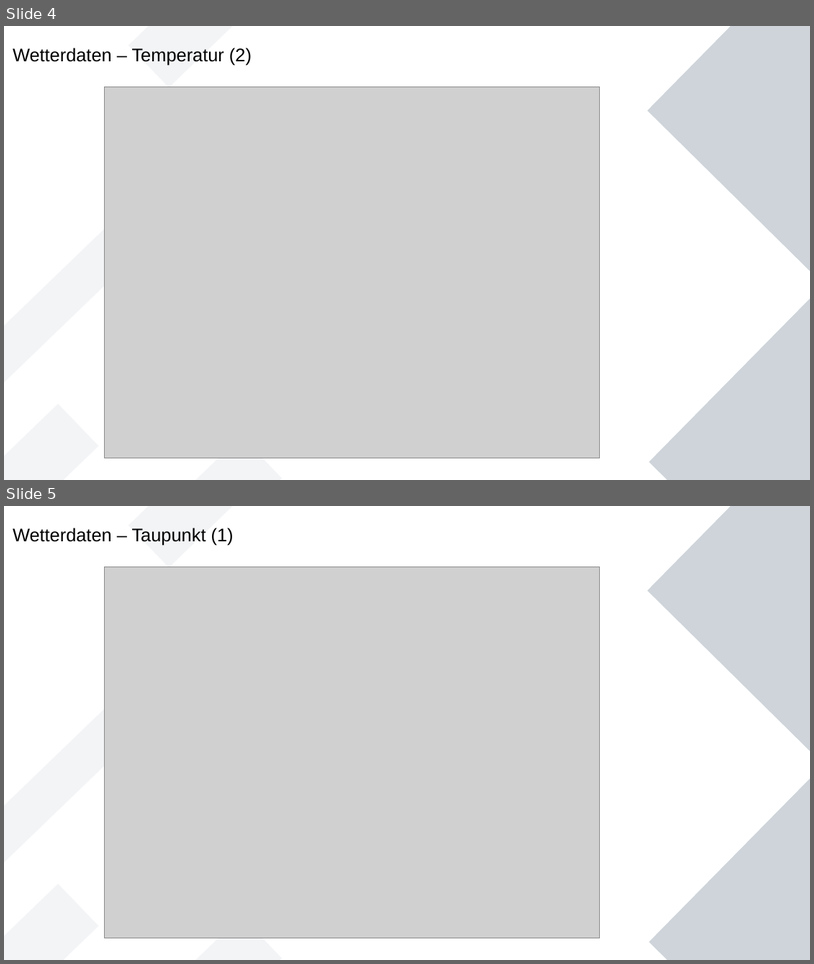
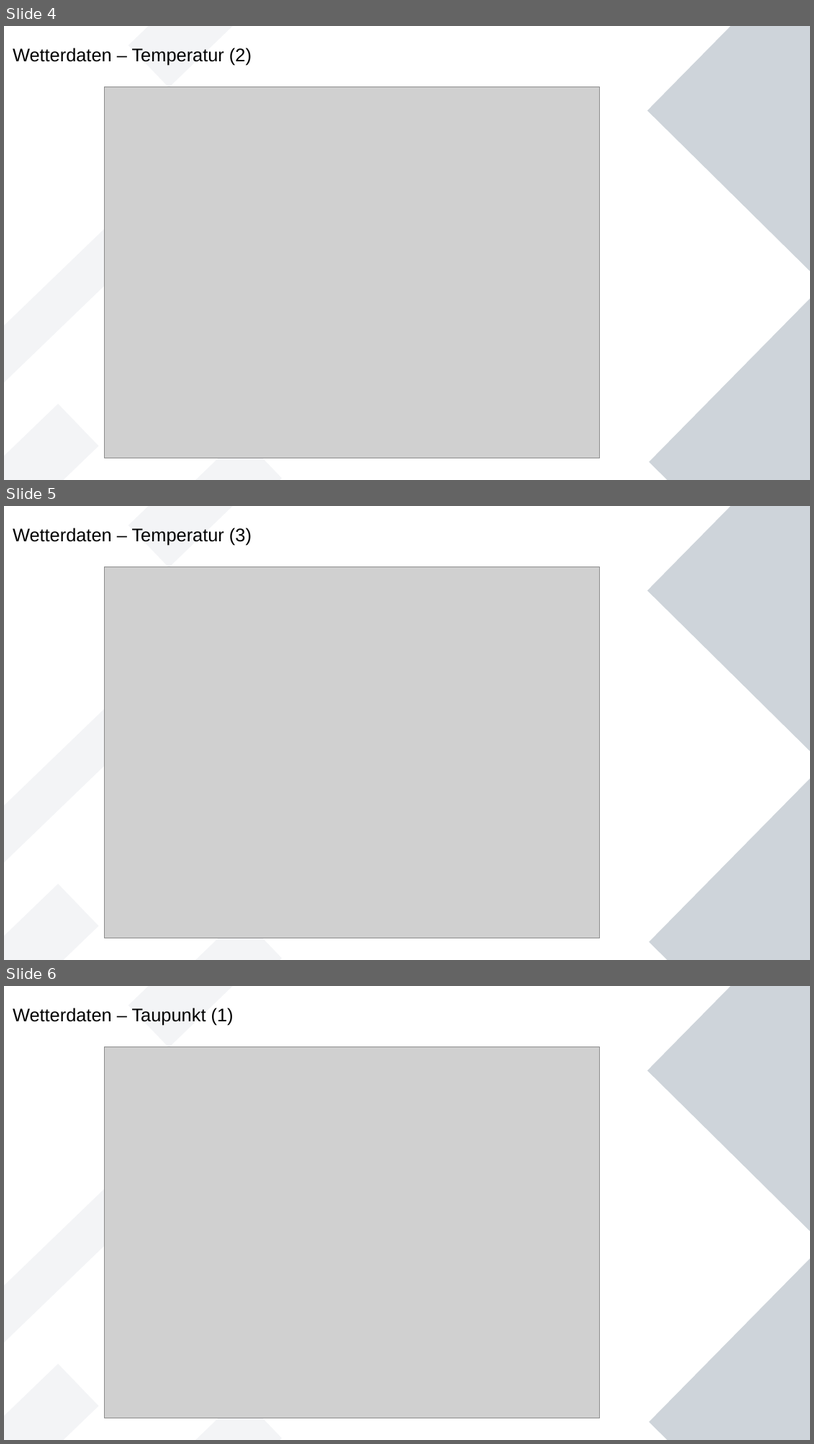
Before and after one commit to Wade-Sys/wma, a slide deck: analyse/Erste_Analysen.odp. Shown one above the other, each under a label of ours: slides 4 and 5 before the commit, slides 4, 5 and 6 after it. The pictures are 814x964 and 814x1444 pixels, drawn with LibreOffice and Linux fonts; fonts in the diff are those of the drawing; grey boxes stand for pictures. Boxes give left, top, right and bottom in pixels: in the first picture for what was removed or moved away, otherwise in the second. Text is boxed around its words. In the diff, an @@ line names an element or a change of style, - is before the commit and + after.

```diff
--- a/analyse/Erste_Analysen.odp
+++ b/analyse/Erste_Analysen.odp
@@ slide 5 added at <box>4,506,810,960</box>, background #FFFFFF; not listed: 6 template elements that a slide beside it also shows @@
@@ title added at <box>13,528,252,546</box>, 18 pt, text #000000 @@
+Wetterdaten – Temperatur (3)
@@ picture added at <box>105,566,600,939</box> @@
@@ what was slide 5 is now slide 6 @@
```
Also in this commit, not shown: 3 slides changed, 12 other slides added, 1 slide removed, 17 other files.
